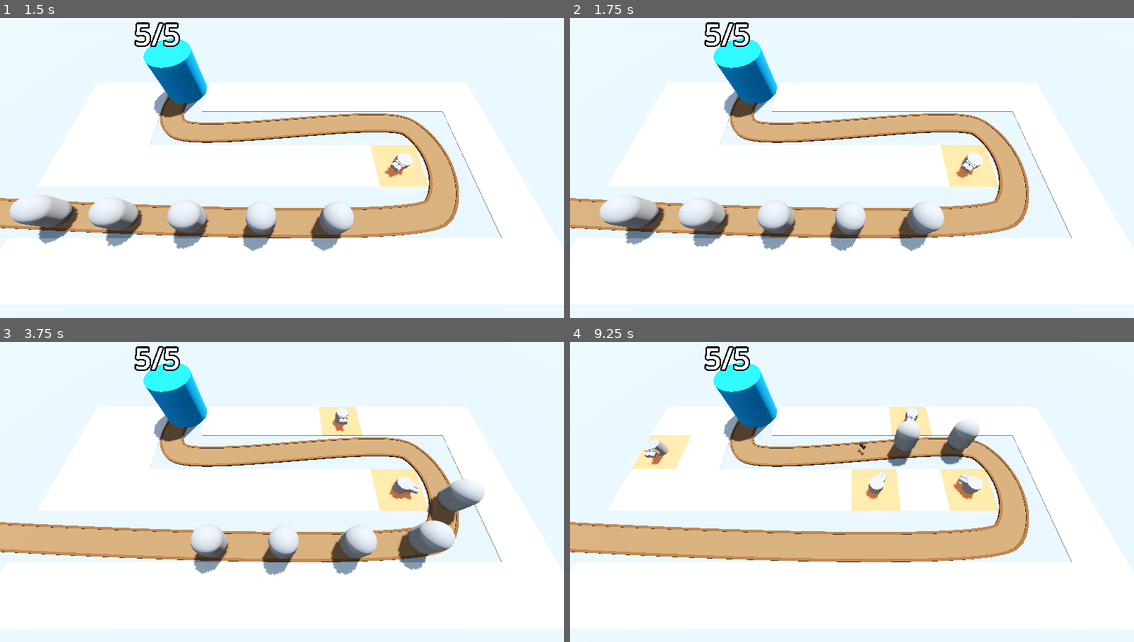
Above: before the commit, frames 1-4 (two rows, left to right).
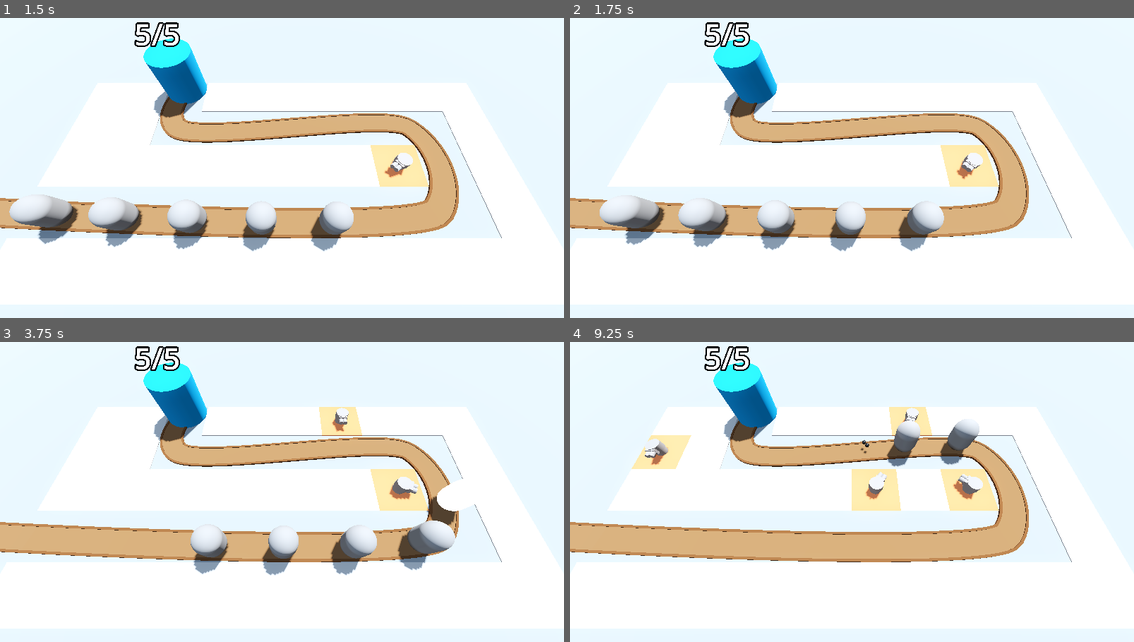
Above: after the commit, the same moments.

Repository: Assasquid/barbarian_blaster
Game: Godot game, scene res://Scenes/base_level.tscn
Two runs of this game, one before a commit and one after it. Both use one fixed random seed, a clock stepped at 60 frames per second and the inputs below.
Inputs (mouse positions are in pixels of both pictures, inside the frame that each line leads up to):
- Up to frame 1 (1.5 s): move the mouse to (406, 156) at 0.52 s; press the mouse at (406, 156) at 0.53 s; move the mouse to (169, 189) at 1.27 s; release the mouse at (169, 189) at 1.28 s; click (169, 189) at 1.35 s
- Up to frame 2 (1.75 s): no input
- Up to frame 3 (3.75 s): move the mouse to (338, 426) at 2.02 s; press the mouse at (338, 426) at 2.03 s; move the mouse to (253, 561) at 2.77 s; release the mouse at (253, 561) at 2.78 s; click (253, 561) at 2.85 s; move the mouse to (451, 543) at 3.52 s; press the mouse at (451, 543) at 3.53 s
- Up to frame 4 (9.25 s): move the mouse to (682, 450) at 4.27 s; release the mouse at (682, 450) at 4.28 s; click (682, 450) at 4.35 s; move the mouse to (880, 498) at 5.02 s; press the mouse at (880, 498) at 5.03 s; move the mouse to (767, 417) at 5.77 s; release the mouse at (767, 417) at 5.78 s; click (767, 417) at 5.85 s; move the mouse to (976, 480) at 6.52 s; press the mouse at (976, 480) at 6.53 s; move the mouse to (739, 513) at 7.27 s; release the mouse at (739, 513) at 7.28 s; click (739, 513) at 7.35 s; move the mouse to (908, 426) at 8.02 s; press the mouse at (908, 426) at 8.03 s; move the mouse to (823, 561) at 8.77 s; release the mouse at (823, 561) at 8.78 s; click (823, 561) at 8.85 s

Frame 1 is identical in both runs. In frame 2, less than 0.1% of the frame differs, in the area x 68-73%, y 47-54%; in frame 3, 0.6%, in the area x 71-86%, y 45-57%; in frame 4, less than 0.1%.

Commit message:
Add a fire animation to the turrets.

Diff:
--- a/Scenes/enemy.tscn
+++ b/Scenes/enemy.tscn
@@ -14,6 +14,21 @@
 radius = 1.0
 height = 3.0
 
+[sub_resource type="Animation" id="Animation_tfcnx"]
+length = 0.001
+tracks/0/type = "value"
+tracks/0/imported = false
+tracks/0/enabled = true
+tracks/0/path = NodePath("DamageHighlight:visible")
+tracks/0/interp = 1
+tracks/0/loop_wrap = true
+tracks/0/keys = {
+"times": PackedFloat32Array(0),
+"transitions": PackedFloat32Array(1),
+"update": 1,
+"values": [false]
+}
+
 [sub_resource type="Animation" id="Animation_cfhh8"]
 resource_name = "TakeDamage"
 length = 0.1
@@ -28,21 +43,6 @@
 "transitions": PackedFloat32Array(1, 1),
 "update": 1,
 "values": [true, false]
-}
-
-[sub_resource type="Animation" id="Animation_tfcnx"]
-length = 0.001
-tracks/0/type = "value"
-tracks/0/imported = false
-tracks/0/enabled = true
-tracks/0/path = NodePath("DamageHighlight:visible")
-tracks/0/interp = 1
-tracks/0/loop_wrap = true
-tracks/0/keys = {
-"times": PackedFloat32Array(0),
-"transitions": PackedFloat32Array(1),
-"update": 1,
-"values": [false]
 }
 
 [sub_resource type="AnimationLibrary" id="AnimationLibrary_lf7l8"]
--- a/Scenes/turret.tscn
+++ b/Scenes/turret.tscn
@@ -19,6 +19,162 @@
 bottom_radius = 0.2
 height = 0.5
 
+[sub_resource type="Animation" id="Animation_bjjph"]
+resource_name = "Fire"
+tracks/0/type = "value"
+tracks/0/imported = false
+tracks/0/enabled = true
+tracks/0/path = NodePath("TurretBase/TurretTop/Visor:position")
+tracks/0/interp = 1
+tracks/0/loop_wrap = true
+tracks/0/keys = {
+"times": PackedFloat32Array(0, 0.3),
+"transitions": PackedFloat32Array(1, 1),
+"update": 0,
+"values": [Vector3(0, 0, 0.4), Vector3(0, 0, 0.5)]
+}
+tracks/1/type = "value"
+tracks/1/imported = false
+tracks/1/enabled = true
+tracks/1/path = NodePath("TurretBase/TurretTop/Visor:scale")
+tracks/1/interp = 1
+tracks/1/loop_wrap = true
+tracks/1/keys = {
+"times": PackedFloat32Array(0, 0.3),
+"transitions": PackedFloat32Array(1, 1),
+"update": 0,
+"values": [Vector3(1.2, 1.2, 1.2), Vector3(1, 1, 1)]
+}
+tracks/2/type = "value"
+tracks/2/imported = false
+tracks/2/enabled = true
+tracks/2/path = NodePath("TurretBase/TurretTop/Visor/RightBarrel:position")
+tracks/2/interp = 1
+tracks/2/loop_wrap = true
+tracks/2/keys = {
+"times": PackedFloat32Array(0, 0.3),
+"transitions": PackedFloat32Array(1, 1),
+"update": 0,
+"values": [Vector3(-0.18, 0.1, 0), Vector3(-0.18, 0.4, 0)]
+}
+tracks/3/type = "value"
+tracks/3/imported = false
+tracks/3/enabled = true
+tracks/3/path = NodePath("TurretBase/TurretTop/Visor/RightBarrel:scale")
+tracks/3/interp = 1
+tracks/3/loop_wrap = true
+tracks/3/keys = {
+"times": PackedFloat32Array(0, 0.3),
+"transitions": PackedFloat32Array(1, 1),
+"update": 0,
+"values": [Vector3(1.1, 1.1, 1.1), Vector3(1, 1, 1)]
+}
+tracks/4/type = "value"
+tracks/4/imported = false
+tracks/4/enabled = true
+tracks/4/path = NodePath("TurretBase/TurretTop/Visor/LeftBarrel:position")
+tracks/4/interp = 1
+tracks/4/loop_wrap = true
+tracks/4/keys = {
+"times": PackedFloat32Array(0, 0.3),
+"transitions": PackedFloat32Array(1, 1),
+"update": 0,
+"values": [Vector3(0.18, 0.1, 0), Vector3(0.18, 0.4, 0)]
+}
+tracks/5/type = "value"
+tracks/5/imported = false
+tracks/5/enabled = true
+tracks/5/path = NodePath("TurretBase/TurretTop/Visor/LeftBarrel:scale")
+tracks/5/interp = 1
+tracks/5/loop_wrap = true
+tracks/5/keys = {
+"times": PackedFloat32Array(0, 0.3),
+"transitions": PackedFloat32Array(1, 1),
+"update": 0,
+"values": [Vector3(1.1, 1.1, 1.1), Vector3(1, 1, 1)]
+}
+
+[sub_resource type="Animation" id="Animation_qpdg8"]
+length = 0.001
+tracks/0/type = "value"
+tracks/0/imported = false
+tracks/0/enabled = true
+tracks/0/path = NodePath("TurretBase/TurretTop/Visor:position")
+tracks/0/interp = 1
+tracks/0/loop_wrap = true
+tracks/0/keys = {
+"times": PackedFloat32Array(0),
+"transitions": PackedFloat32Array(1),
+"update": 0,
+"values": [Vector3(0, 0, 0.5)]
+}
+tracks/1/type = "value"
+tracks/1/imported = false
+tracks/1/enabled = true
+tracks/1/path = NodePath("TurretBase/TurretTop/Visor:scale")
+tracks/1/interp = 1
+tracks/1/loop_wrap = true
+tracks/1/keys = {
+"times": PackedFloat32Array(0),
+"transitions": PackedFloat32Array(1),
+"update": 0,
+"values": [Vector3(1, 1, 1)]
+}
+tracks/2/type = "value"
+tracks/2/imported = false
+tracks/2/enabled = true
+tracks/2/path = NodePath("TurretBase/TurretTop/Visor/RightBarrel:position")
+tracks/2/interp = 1
+tracks/2/loop_wrap = true
+tracks/2/keys = {
+"times": PackedFloat32Array(0),
+"transitions": PackedFloat32Array(1),
+"update": 0,
+"values": [Vector3(-0.18, 0.4, 0)]
+}
+tracks/3/type = "value"
+tracks/3/imported = false
+tracks/3/enabled = true
+tracks/3/path = NodePath("TurretBase/TurretTop/Visor/RightBarrel:scale")
+tracks/3/interp = 1
+tracks/3/loop_wrap = true
+tracks/3/keys = {
+"times": PackedFloat32Array(0),
+"transitions": PackedFloat32Array(1),
+"update": 0,
+"values": [Vector3(1, 1, 1)]
+}
+tracks/4/type = "value"
+tracks/4/imported = false
+tracks/4/enabled = true
+tracks/4/path = NodePath("TurretBase/TurretTop/Visor/LeftBarrel:position")
+tracks/4/interp = 1
+tracks/4/loop_wrap = true
+tracks/4/keys = {
+"times": PackedFloat32Array(0),
+"transitions": PackedFloat32Array(1),
+"update": 0,
+"values": [Vector3(0.18, 0.4, 0)]
+}
+tracks/5/type = "value"
+tracks/5/imported = false
+tracks/5/enabled = true
+tracks/5/path = NodePath("TurretBase/TurretTop/Visor/LeftBarrel:scale")
+tracks/5/interp = 1
+tracks/5/loop_wrap = true
+tracks/5/keys = {
+"times": PackedFloat32Array(0),
+"transitions": PackedFloat32Array(1),
+"update": 0,
+"values": [Vector3(1, 1, 1)]
+}
+
+[sub_resource type="AnimationLibrary" id="AnimationLibrary_h7qxw"]
+_data = {
+"Fire": SubResource("Animation_bjjph"),
+"RESET": SubResource("Animation_qpdg8")
+}
+
 [node name="Turret" type="Node3D"]
 script = ExtResource("1_2lmvn")
 projectile = ExtResource("1_e2q7y")
@@ -49,4 +205,9 @@
 [node name="Timer" type="Timer" parent="."]
 autostart = true
 
+[node name="AnimationPlayer" type="AnimationPlayer" parent="."]
+libraries = {
+"": SubResource("AnimationLibrary_h7qxw")
+}
+
 [connection signal="timeout" from="Timer" to="." method="_on_timer_timeout"]
--- a/Scripts/turret.gd
+++ b/Scripts/turret.gd
@@ -8,6 +8,7 @@
 
 @onready var right_barrel: MeshInstance3D = $TurretBase/TurretTop/Visor/RightBarrel
 @onready var left_barrel: MeshInstance3D = $TurretBase/TurretTop/Visor/LeftBarrel
+@onready var animation_player: AnimationPlayer = $AnimationPlayer
 
 
 func _physics_process(delta: float) -> void:
@@ -18,6 +19,8 @@
 
 func _on_timer_timeout() -> void:
 	if target:
+		animation_player.play("Fire")
+
 		var shot_right = projectile.instantiate()
 		add_child(shot_right)
 		shot_right.global_position = right_barrel.global_position
Not shown: 4 places in MeshLibraries/space_library.tres that only renumber resources
Not shown: 1 places in Scenes/turret.tscn that only renumber resources
